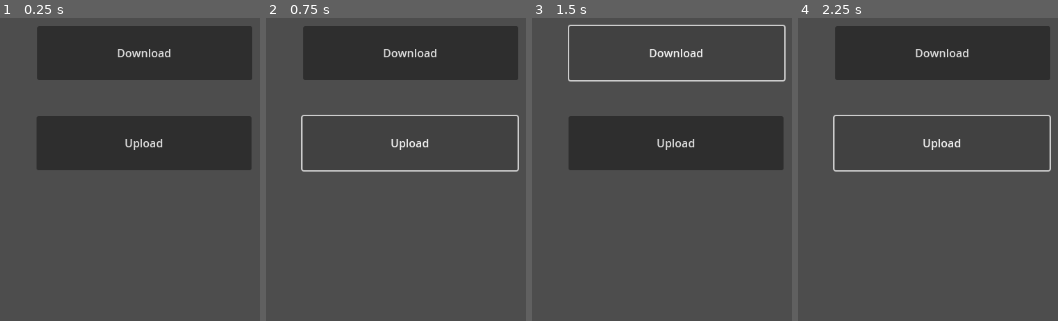
Above: before the commit, frames 1-4 (left to right).
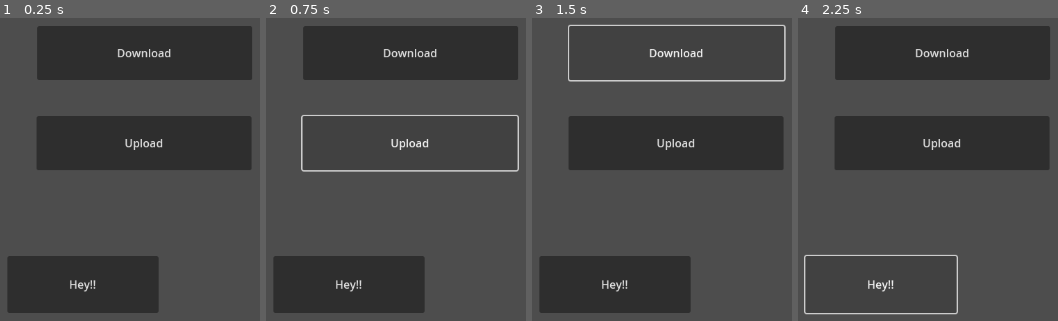
Above: after the commit, the same moments.

Repository: LegoGuy32109/godot-js-bridge
Game: Godot game, scene res://Test.tscn
The game is run twice, just before and just after one commit, with the same random seed, the same clock (stepped at 60 frames per second) and the same inputs.
Inputs:
- Up to frame 1 (0.25 s): no input
- Up to frame 2 (0.75 s): click "Upload" at 0.5 s
- Up to frame 3 (1.5 s): click "Download" at 1.25 s
- Up to frame 4 (2.25 s): click "Upload" (after the commit: "Hey!!") at 2 s

The runs differ from the first frame. In frame 1, 11% of the frame differs, in the area x 3-61%, y 78-98%; in frame 2, 11%; in frame 3, 11%; in frame 4, 2.1%.

Commit message:
got build working

Diff:
--- a/Test.gd
+++ b/Test.gd
@@ -22,8 +22,8 @@
 
 	var notificationInt = JavaScriptBridge.get_interface("Notification")
 	notificationInt.requestPermission().then(JavaScriptBridge.create_callback(consoleLog))
-	var notif = JavaScriptBridge.create_object("Notification", "Script loaded!")
-	print(notif)
+	# var notif = JavaScriptBridge.create_object("Notification", "Script loaded!")
+	# print(notif)
 
 	# setup file input
 	createFileInput(null)
@@ -33,7 +33,7 @@
 	print("Callback has fired off")
 	print(args)
 
-func createFileInput(callback: JavaScriptObject):
+func createFileInput(_callback: JavaScriptObject):
 
 	window.input = document.createElement('input')
 	window.input.type = 'file'
@@ -65,10 +65,10 @@
 		return
 
 	## Simple download in oneline
-	# JavaScriptBridge.download_buffer(
-	# 	JSON.stringify({"hello": "hi"}).to_utf8_buffer(),
-	# 	"savedData.json"
-	# )
+	JavaScriptBridge.download_buffer(
+		JSON.stringify({"hello": "hi"}).to_utf8_buffer(),
+		"savedData.json"
+	)
 
 	var path = "/tmp/test.cfg"
 	var file = FileAccess.open(path, FileAccess.READ)
--- a/Test.tscn
+++ b/Test.tscn
@@ -12,6 +12,13 @@
 offset_bottom = 237.0
 text = "Upload"
 
+[node name="upload" type="Button" parent="upload"]
+offset_left = -42.0
+offset_top = 202.0
+offset_right = 176.0
+offset_bottom = 284.0
+text = "Hey!!"
+
 [node name="download" type="Button" parent="."]
 offset_left = 58.0
 offset_top = 29.0
Not shown, changed: exports/index.apple-touch-icon.png.import
Not shown, changed: exports/index.icon.png.import
Not shown, changed: exports/index.png.import
Not shown, changed: exports/index.html
Not shown, changed: exports/index.js
Not shown, added: exports/index.pck
Not shown, changed: exports/index.wasm
Not shown, removed: exports/serve.py
